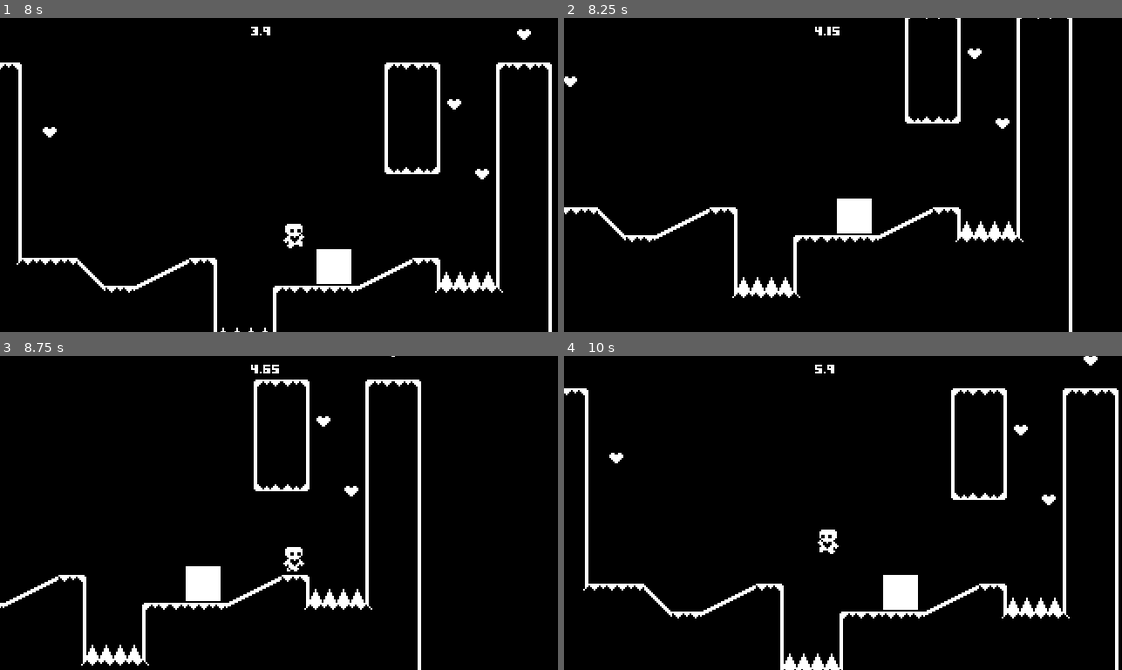
Above: before the commit, frames 1-4 (two rows, left to right).
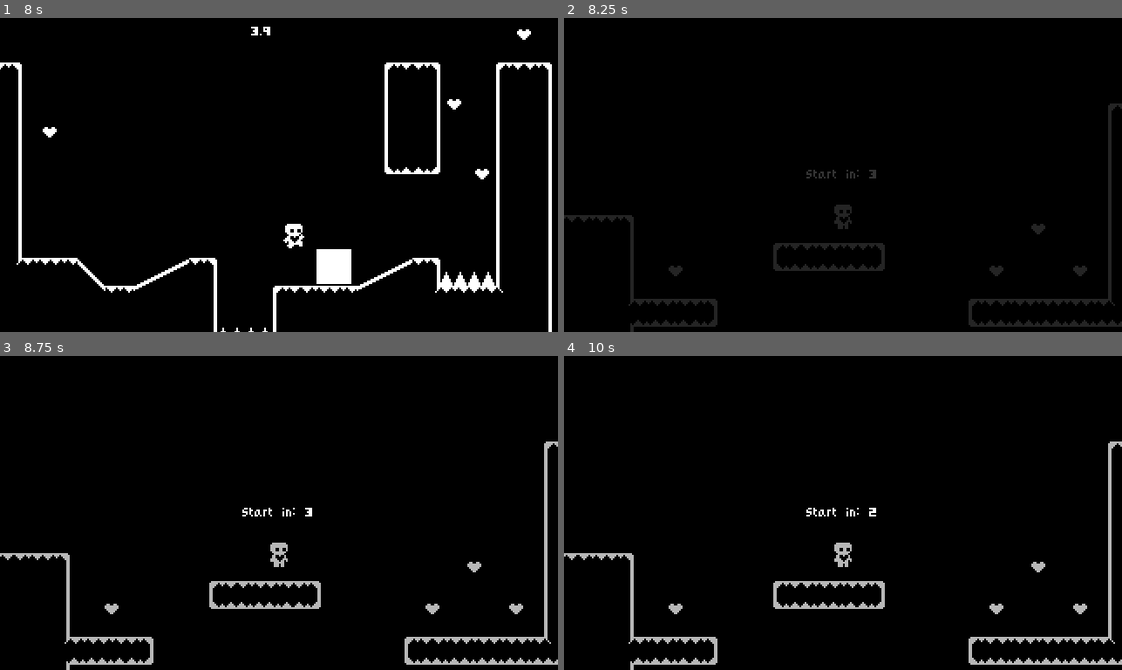
Above: after the commit, the same moments.

Repository: Lesosa12/Metroidvania
Game: Godot game, scene res://Scenes/start_menu.tscn
The game is run twice, just before and just after one commit, with the same random seed, the same clock (stepped at 60 frames per second) and the same inputs.
Inputs:
- Up to frame 1 (8 s): click "Start Game" at 0.5 s; hold Right (move_right) 1.28-2.78 s; tap Up (jump) at 1.52, 2.27, 3.77, 4.52, 5.27, 6.77, 7.52 s; tap Enter at 2, 3.5 s; tap Space at 2.75 s; hold Left (move_left) 2.78-5.03 s; hold Right (move_right) from 5.03 s (still down)
- Up to frame 2 (8.25 s): keep holding Right (move_right)
- Up to frame 3 (8.75 s): keep holding Right (move_right); tap Up (jump) at 8.27 s
- Up to frame 4 (10 s): release Right (move_right) at 8.78 s; hold Left (move_left) from 8.78 s (still down); tap Up (jump) at 9.77 s

Frame 1 is identical in both runs. In frame 2, 7.2% of the frame differs, in the area x 0-100%, y 0-100%; in frame 3, 7.2%; in frame 4, 8.2%.
Error before the commit: Invalid call. Nonexistent function 'get_type_name' in base 'PackedScene'. (res://Scripts/door.gd:27)

Commit message:
doors have unique spawn

Diff:
--- a/Heart-Platformer-Godot-4-main/Scripts/door.gd
+++ b/Heart-Platformer-Godot-4-main/Scripts/door.gd
@@ -18,28 +18,6 @@
 		print("Error loading scene:", nextScene)
 		return
 
-	var nextSceneNode = nextSceneInstance
-	if nextSceneNode == null:
-		print("Error instancing scene:", nextScene)
-		return
-
-	# Debug print to check the type of nextSceneNode
-	print("Type of nextSceneNode:", nextSceneNode.get_type_name())
-
-	# Find the connected spawn point in the next scene
-	var spawnPointPath = "SpawnPoints/" + spawnPointName
-	print("Spawn Point Path:", spawnPointPath)
-	var spawnPoint = nextSceneNode.get_node(spawnPointPath)
-	if spawnPoint == null:
-		print("Error: Spawn point not found for door:", spawnPointName)
-		return
-
-	# Set the player's spawn point in the next scene
-	var playerNode = nextSceneNode.get_node("PlayerNodeName")
-	if playerNode != null:
-		playerNode.global_position = spawnPoint.global_position
-	else:
-		print("Error: Player node not found in the scene")
-
 	# Change the scene
-	get_tree().change_scene_to_packed(nextSceneNode)
+	get_tree().paused = false
+	get_tree().change_scene_to_packed(nextSceneInstance)
